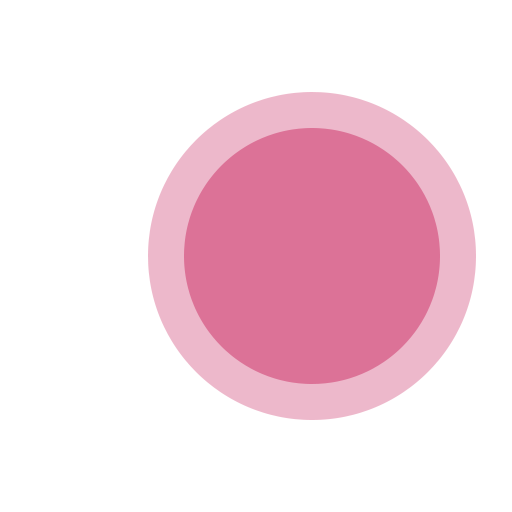
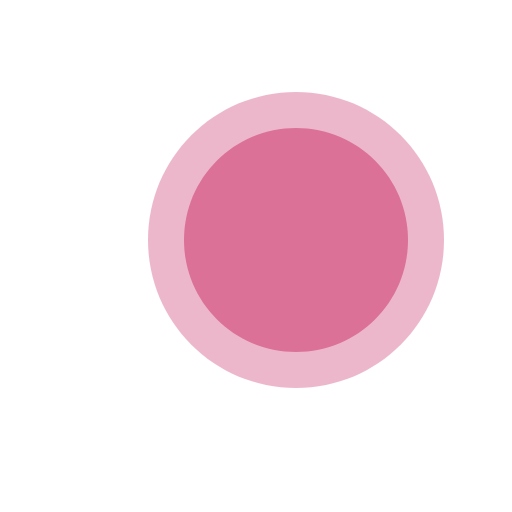
Two versions of the same layered image (512x512). Layer-by-layer changes:
moved "Ellipse" above "Outer Ellipse", painted on it, masked it over [184, 128, 440, 384]
painted on "Outer Ellipse", masked it over [148, 92, 476, 420]
